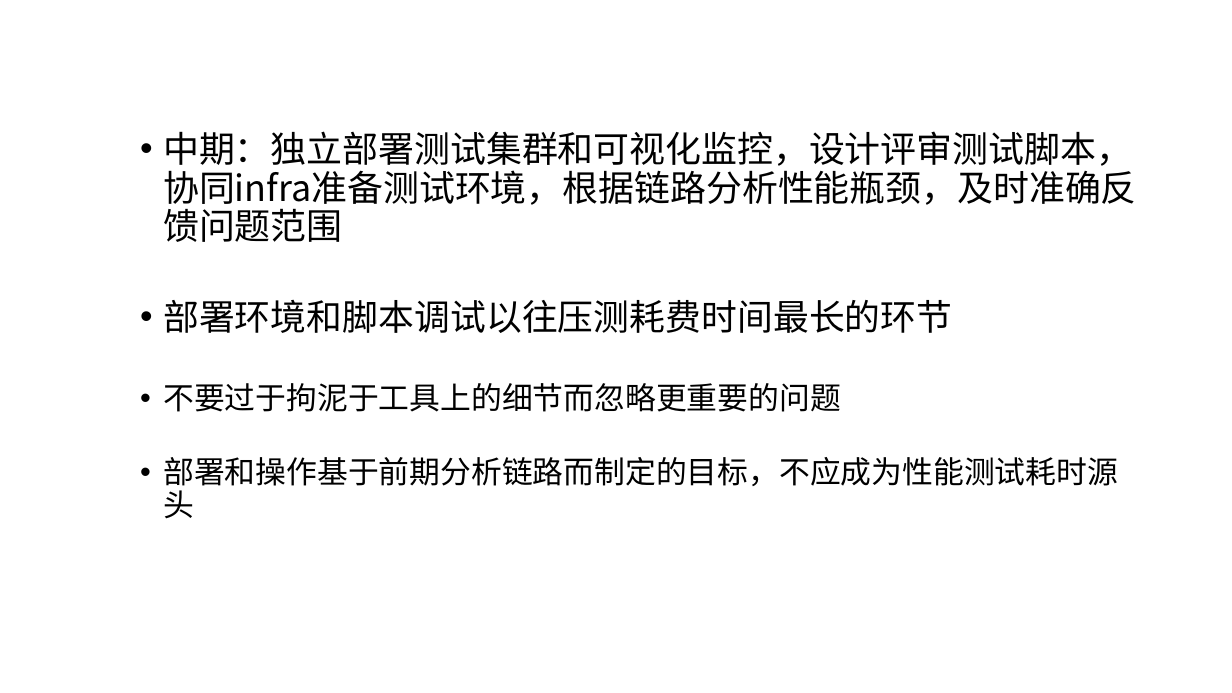
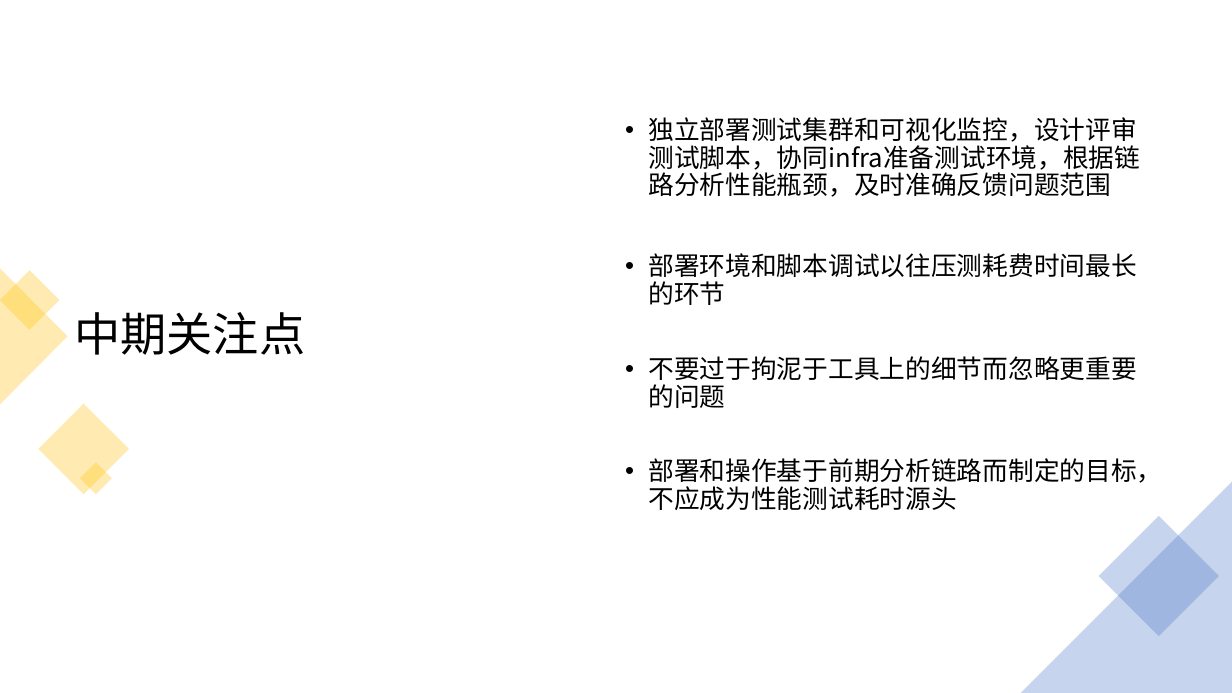
Before and after one commit to Rexixe1993/-, a slide deck: slide 12 of D99压测分享会.pptx. Drawn at 1232x693 pixels with LibreOffice and Linux fonts; fonts in the diff are those of the drawing. Boxes give left, top, right and bottom in pixels: in the first picture for what was removed or moved away, otherwise in the second. Text is boxed around its words. In the diff, an @@ line names an element or a change of style, - is before the commit and + after.

```diff
--- a/D99压测分享会.pptx
+++ b/D99压测分享会.pptx
@@ text "独立部署测试集群和可视化监控，设计评审测试脚本，协同infra准备测试环境，根据链路分析性能瓶颈，及时准确反馈问题范围": place and size @@
-text "独立部署测试集群和可视化监控，设计评审测试脚本，协同infra准备测试环境，根据链路分析性能瓶颈，及时准确反馈问题范围" at (163, 131, 1137, 519)
+text "独立部署测试集群和可视化监控，设计评审测试脚本，协同infra准备测试环境，根据链路分析性能瓶颈，及时准确反馈问题范围" at (648, 117, 1162, 510)
@@ text "独立部署测试集群和可视化监控，设计评审测试脚本，协同infra准备测试环境，根据链路分析性能瓶颈，及时准确反馈问题范围" at (648, 117, 1162, 510): vertical alignment top to middle @@
@@ text at (648, 117, 1140, 197): text changed; size 28 to 20 pt @@
-  • 中期：独立部署测试集群和可视化监控，设计评审测试脚本，协同infra准备测试环境，根据链路分析性能瓶颈，及时准确反馈问题范围
+• 独立部署测试集群和可视化监控，设计评审测试脚本，协同infra准备测试环境，根据链路分析性能瓶颈，及时准确反馈问题范围
@@ freeform shape added at (0, 268, 67, 404), fill #FFC000 at 30% opacity @@
@@ text at (648, 253, 1162, 510): size 27.9 to 20 pt in "部署环境和脚本调试以往压测耗费时间最长的环节"; size 24 to 20 pt in "不要过于拘泥于工具上的细节而忽略更重要的问题", "部署和操作基于前期分析链路而制定的目标，不应成为性能测试耗时源头"; list level 2 to 1 in "部署环境和脚本调试以往压测耗费时间最长的环节"; list level 2 to 1 in "不要过于拘泥于工具上的细节而忽略更重要的问题"; list level 2 to 1 in "部署和操作基于前期分析链路而制定的目标，不应成为性能测试耗时源头" @@
@@ rectangle added at (0, 270, 60, 330), fill #FFC000 at 30% opacity @@
@@ text added at (74, 312, 305, 355), 36 pt, text #000000 @@
+中期关注点
@@ rectangle added at (39, 404, 129, 494), fill #FFC000 at 30% opacity @@
@@ rectangle added at (79, 462, 112, 495), fill #FFC000 at 30% opacity @@
@@ triangle added at (1020, 481, 1232, 693), fill #4472C4 at 30% opacity @@
@@ rectangle added at (1099, 516, 1219, 636), fill #4472C4 at 30% opacity @@
```
Also in this commit, not shown: 10 other slides changed, 1 slide added, 1 slide removed.
